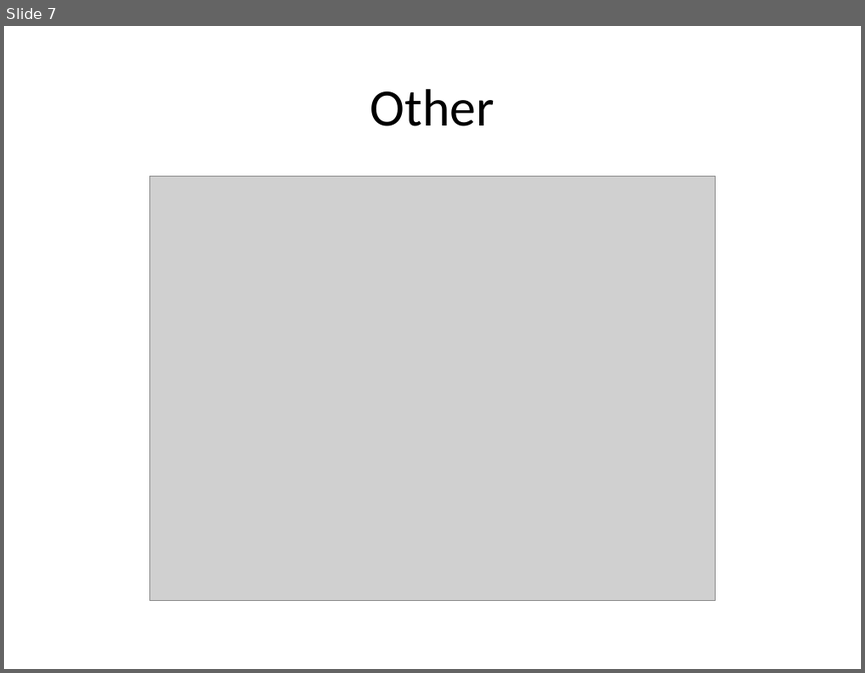
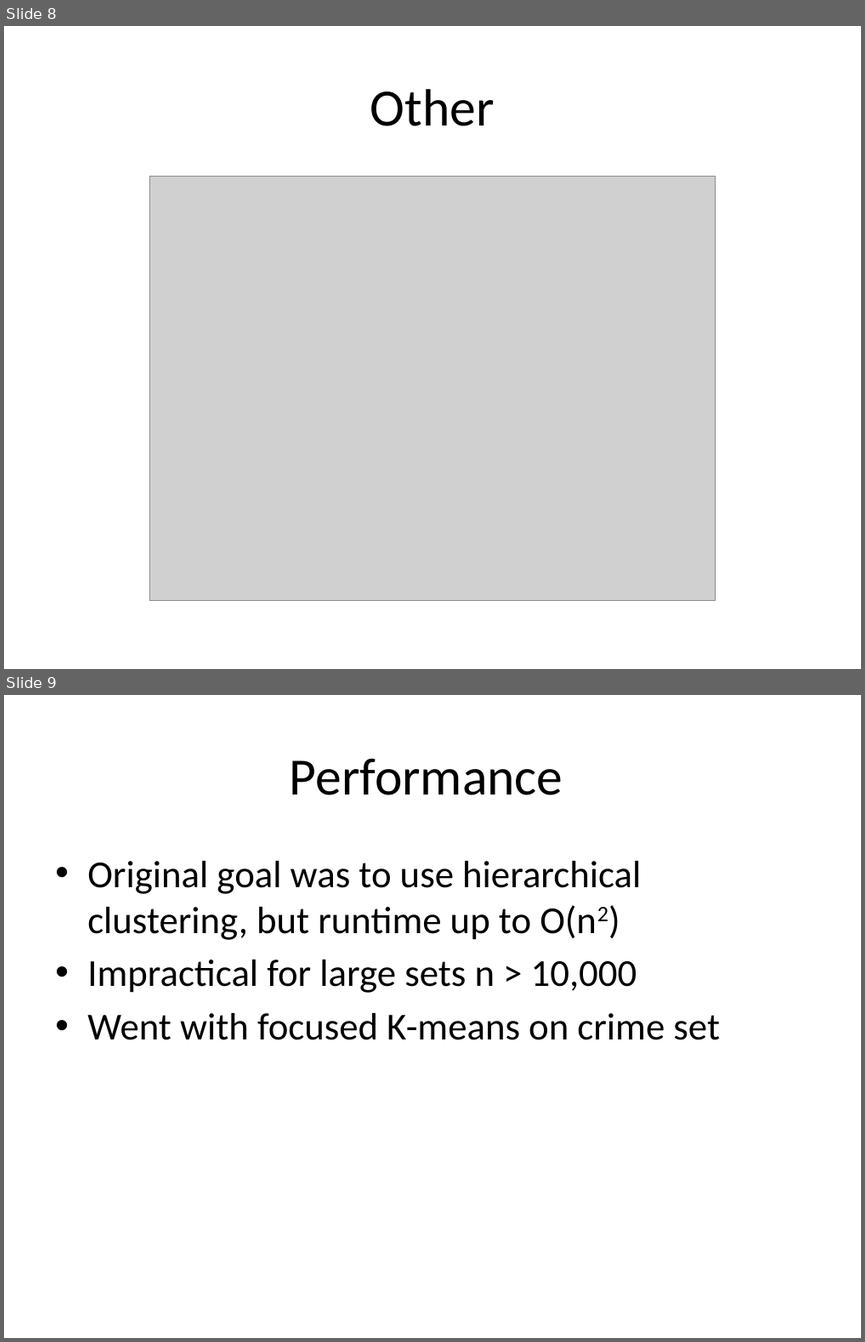
Before and after one commit to kalyons11/6.s097-project, a slide deck: presentation/6.pptx. Shown one above the other, each under a label of ours: slide 7 before the commit, slides 8 and 9 after it. The pictures are 865x673 and 865x1342 pixels, drawn with LibreOffice and Linux fonts; fonts in the diff are those of the drawing; grey boxes stand for pictures. Boxes give left, top, right and bottom in pixels: in the first picture for what was removed or moved away, otherwise in the second. Text is boxed around its words. In the diff, an @@ line names an element or a change of style, - is before the commit and + after.

```diff
--- a/presentation/6.pptx
+++ b/presentation/6.pptx
@@ slide 9 added at [4,695,861,1338], background #FFFFFF @@
@@ title added at [290,758,563,795], 44 pt, text #000000 @@
+Performance
@@ text added at [87,861,720,1040], 32 pt, text #000000 @@
+• Original goal was to use hierarchical clustering, but runtime up to O(n2)
+• Impractical for large sets n > 10,000
+• Went with focused K-means on crime set
@@ what was slide 7 is now slide 8 @@
```
Also in this commit, not shown: 4 slides changed, 3 other slides added, 3 slides removed.
